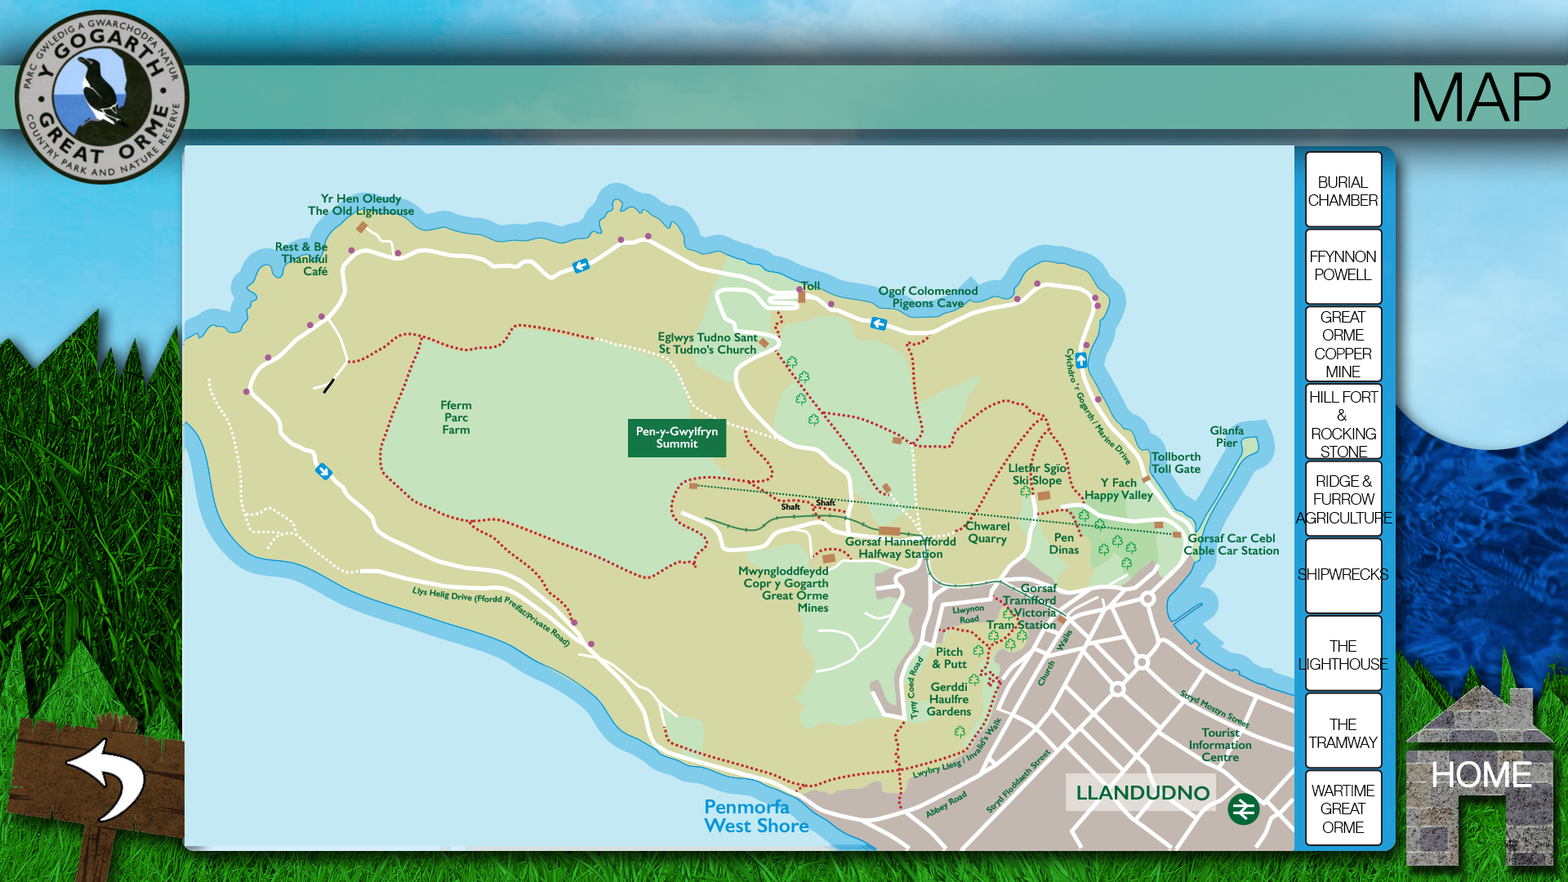
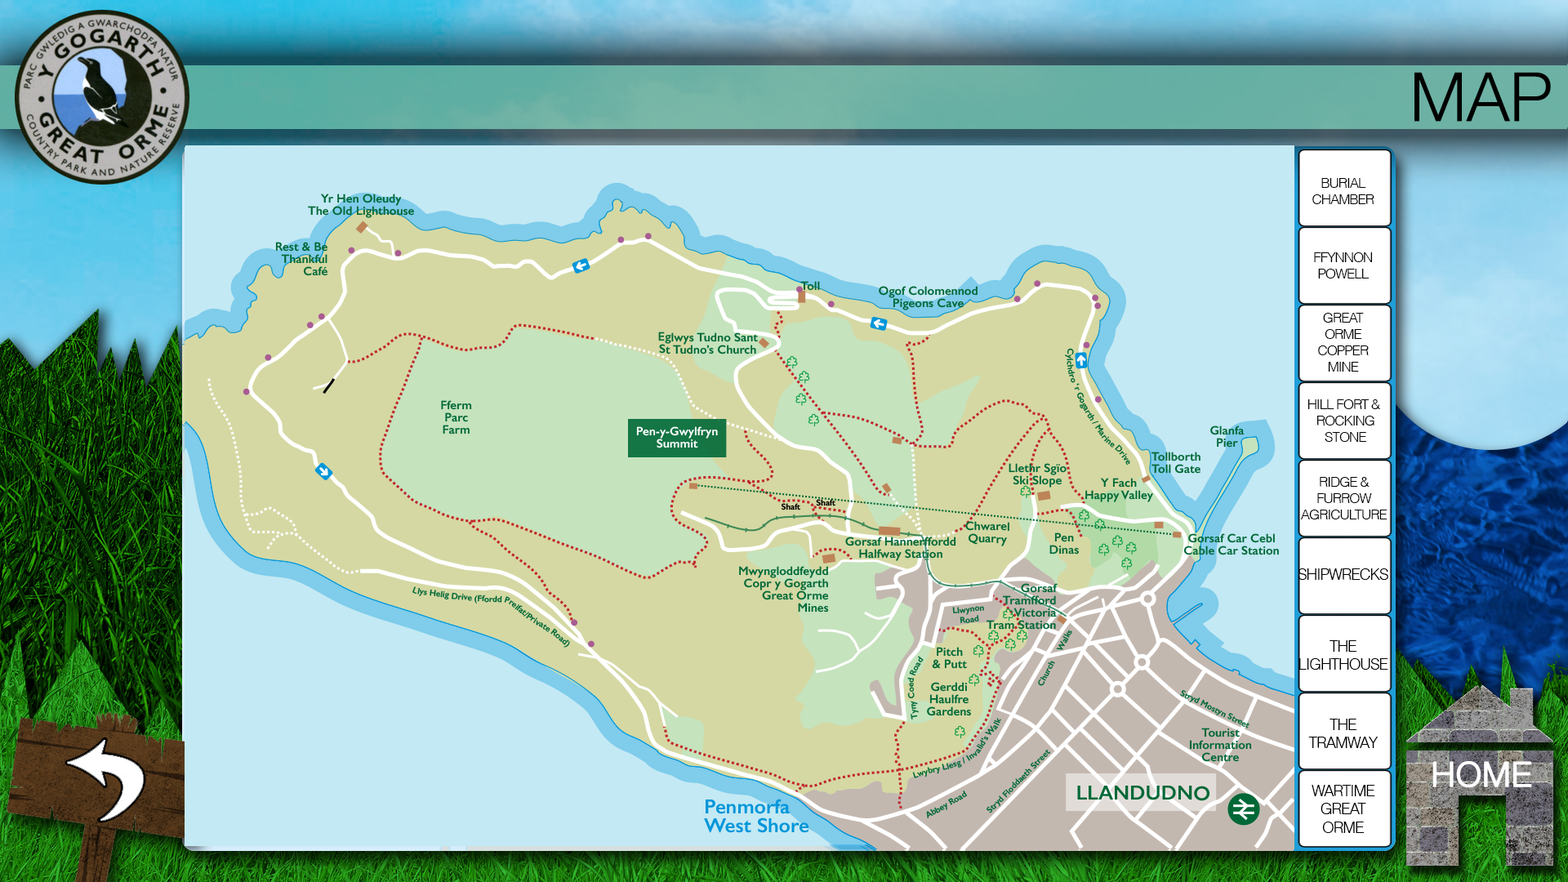
Revision of a layered 1568×882 image; what changed, layer by layer:
painted on "1 - A stone age burial chamber copy 4" over [1295, 475, 1393, 524]
painted on "1 - A stone age burial chamber copy 3" over [1308, 391, 1381, 458]
painted on "1 - A stone age burial chamber copy 2" over [1314, 311, 1372, 378]
painted on "1 - A stone age burial chamber copy" over [1310, 250, 1377, 281]
painted on "1 - A stone age burial chamber" (1st of 2, in "Group 1") over [1308, 176, 1378, 206]
added group "Group 2" with 9 layers above "History-map-page_1" over [1297, 148, 1393, 848]
added layer "Layer 5 copy 17" in group "Group 2" over [1297, 769, 1393, 848]
added layer "Layer 5 copy 16" in group "Group 2" over [1297, 691, 1393, 771]
added layer "Layer 5 copy 15" in group "Group 2" over [1297, 614, 1393, 693]
added layer "Layer 5 copy 14" in group "Group 2" over [1297, 536, 1393, 615]
added layer "Layer 5 copy 13" in group "Group 2" over [1297, 458, 1393, 538]
added layer "Layer 5 copy 12" in group "Group 2" over [1297, 381, 1393, 460]
added layer "Layer 5 copy 11" in group "Group 2" over [1297, 303, 1393, 383]
added layer "Layer 5 copy 10" in group "Group 2" over [1297, 226, 1393, 305]
added layer "Layer 5 copy 9" in group "Group 2" over [1297, 148, 1393, 228]
painted on "History-map-page_1" over [1305, 151, 1390, 847]